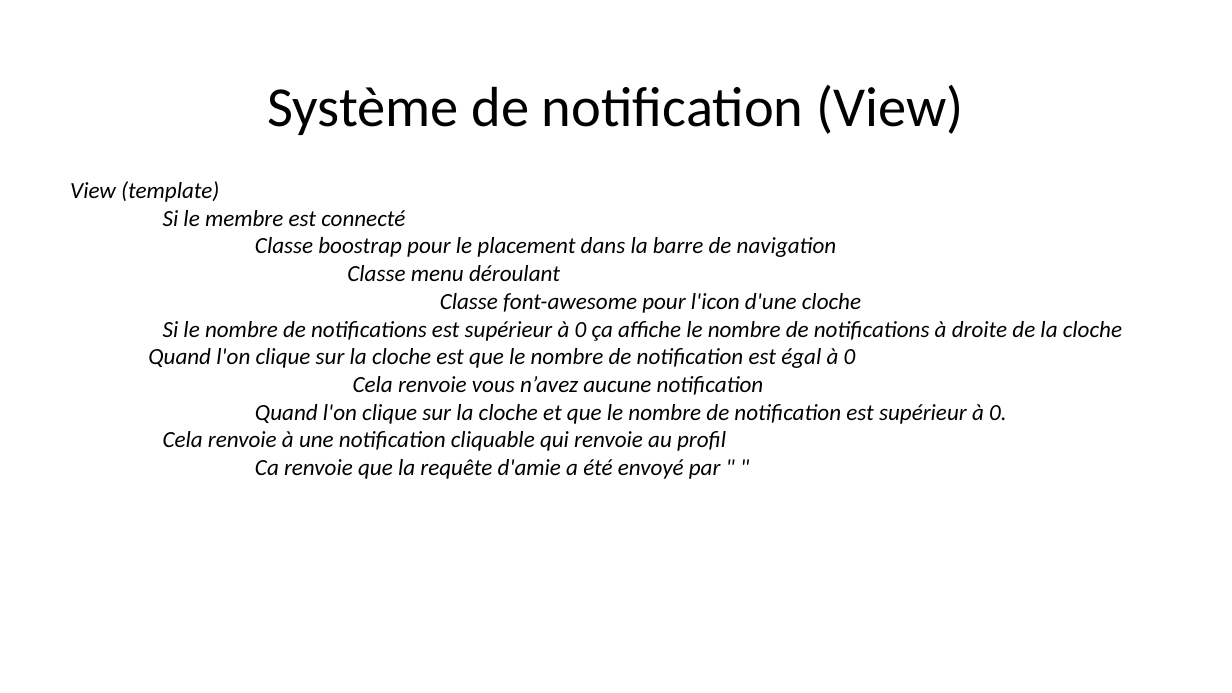
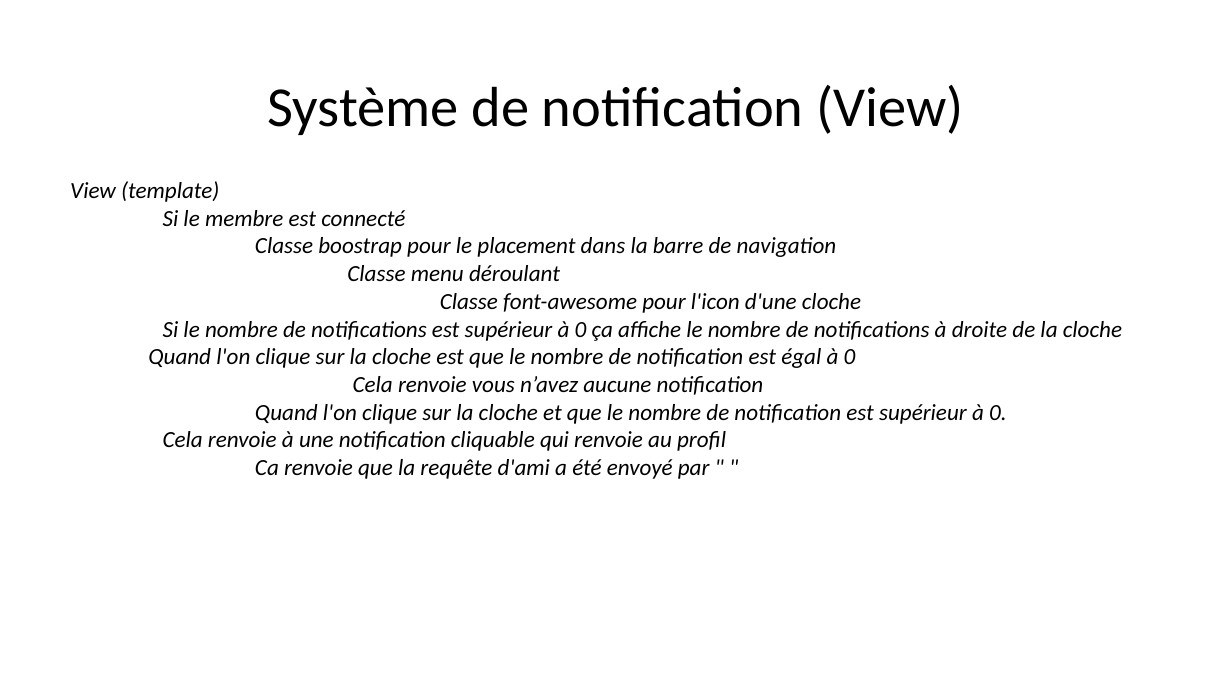
Before and after one commit to TaoSc/BacISN, a slide deck: slide 10 of ISN Présentation (Arthur).pptx. Drawn at 1232x693 pixels with LibreOffice and Linux fonts; fonts in the diff are those of the drawing. Boxes give left, top, right and bottom in pixels: in the first picture for what was removed or moved away, otherwise in the second. Text is boxed around its words. In the diff, an @@ line names an element or a change of style, - is before the commit and + after.

```diff
--- a/ISN Présentation (Arthur).pptx
+++ b/ISN Présentation (Arthur).pptx
@@ text at (255,459,710,479): text changed @@
-Ca renvoie que la requête d'amie a été envoyé par " "
+Ca renvoie que la requête d'ami a été envoyé par " "
```
Also in this commit, not shown: 1 other slide changed.
